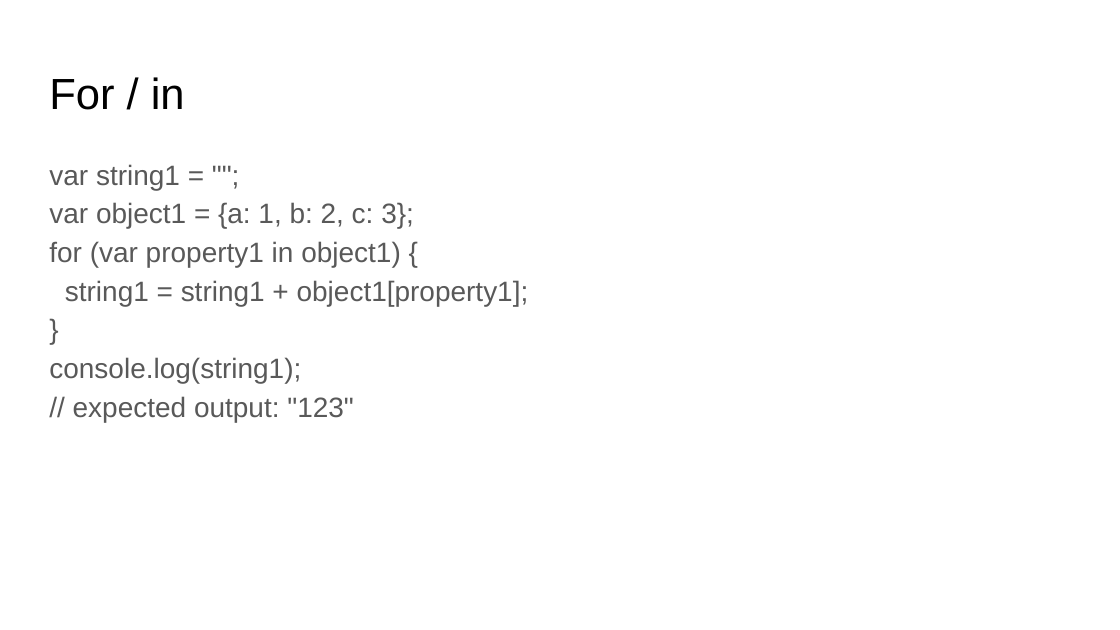
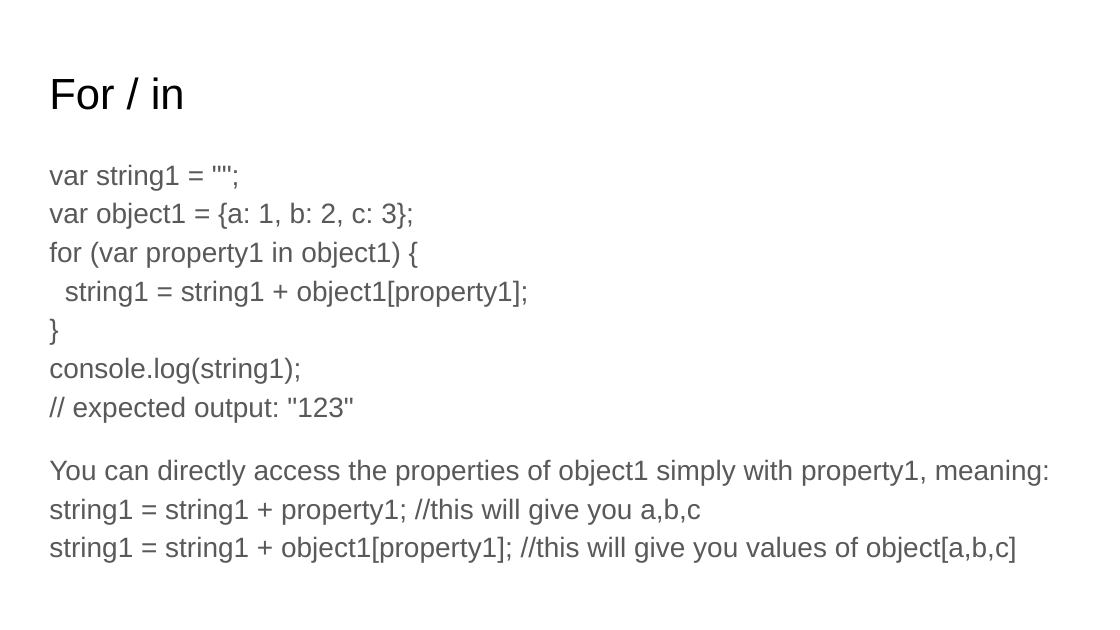
Before and after one commit to ng-peter/EQ_Javascript_L1, a slide deck: slide 9 of Javascript - WK05.pptx (slide 8 before the commit). Drawn at 1120x630 pixels with LibreOffice and Linux fonts; fonts in the diff are those of the drawing. Boxes give left, top, right and bottom in pixels: in the first picture for what was removed or moved away, otherwise in the second. Text is boxed around its words. In the diff, an @@ line names an element or a change of style, - is before the commit and + after.

```diff
--- a/Javascript - WK05.pptx
+++ b/Javascript - WK05.pptx
@@ text at (x1=49, y1=459, x2=1050, y2=563): paragraph added @@
+You can directly access the properties of object1 simply with property1, meaning:
+string1 = string1 + property1; //this will give you a,b,c
+string1 = string1 + object1[property1]; //this will give you values of object[a,b,c]
```
Also in this commit, not shown: 4 other slides changed, 1 slide added.
